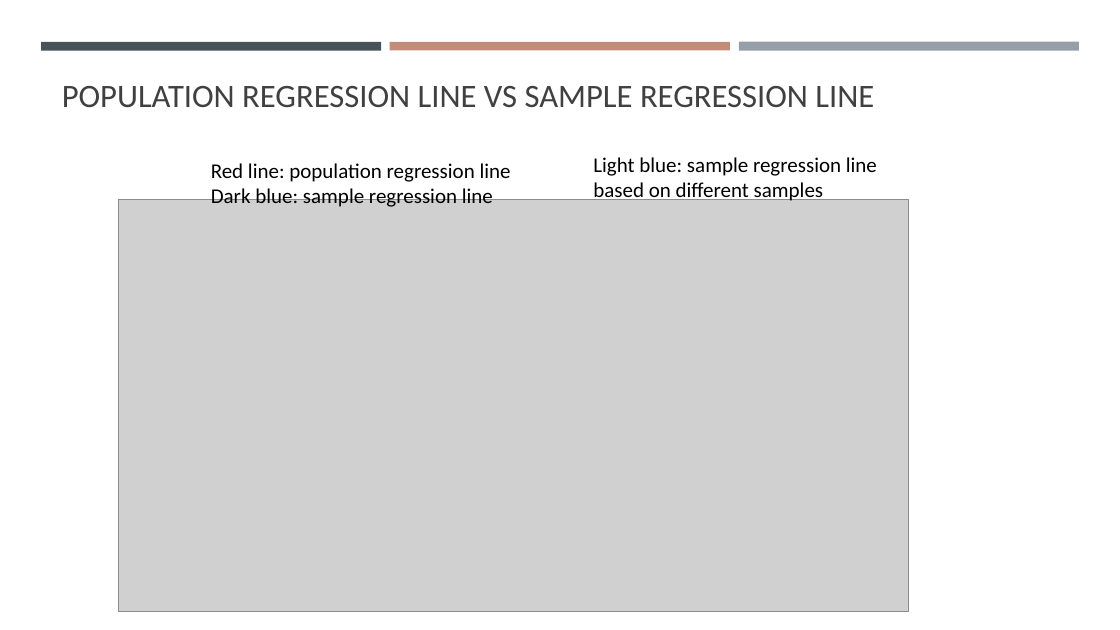
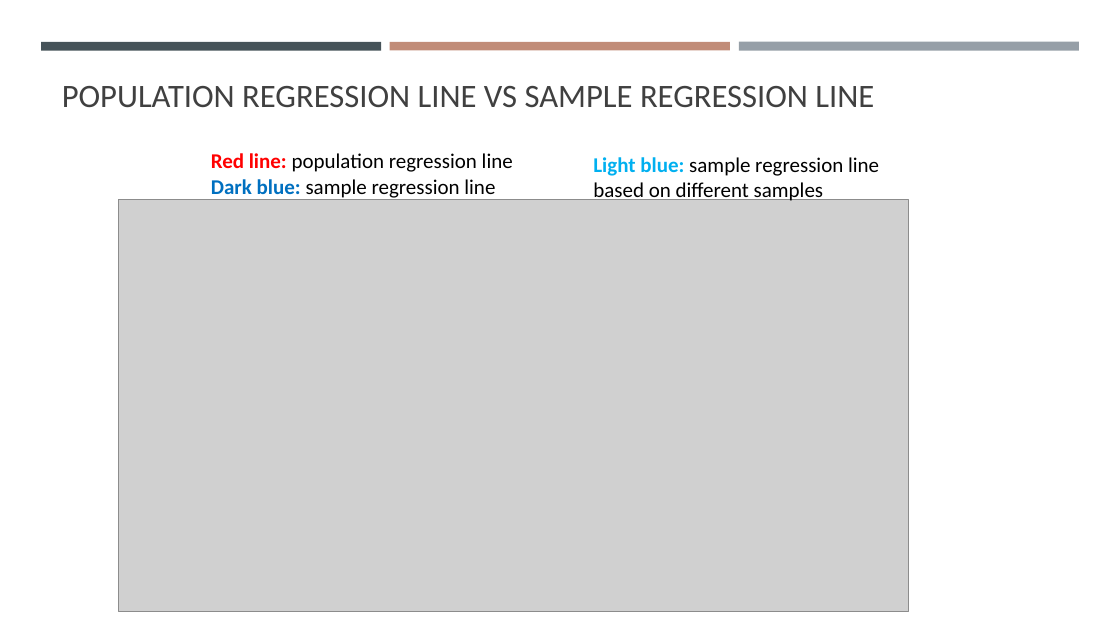
Before and after one commit to gisynw/geog-247, a slide deck: slide 7 of docs/Lectures/Week04/Week04_BivariateRegression.pptx (slide 8 before the commit). Drawn at 1120x630 pixels with LibreOffice and Linux fonts; fonts in the diff are those of the drawing; grey boxes stand for pictures. Boxes give left, top, right and bottom in pixels: in the first picture for what was removed or moved away, otherwise in the second. Text is boxed around its words. In the diff, an @@ line names an element or a change of style, - is before the commit and + after.

```diff
--- a/docs/Lectures/Week04/Week04_BivariateRegression.pptx
+++ b/docs/Lectures/Week04/Week04_BivariateRegression.pptx
@@ text "Red line: population regression line" moved from (x1=211, y1=163, x2=511, y2=207) to (x1=211, y1=153, x2=513, y2=200) @@
@@ text "Red line: population regression line" at (x1=211, y1=153, x2=513, y2=200): text colour #000000 to #FF0000 in "Red line:"; bold on in "Red line:", "Dark blue:"; text colour #000000 to #0070C0 in "Dark blue:" @@
@@ text "Light blue: sample regression line ..." at (x1=593, y1=157, x2=879, y2=203): text colour #000000 to #00B0F0, bold on in "Light blue:" @@
```
Also in this commit, not shown: 8 other slides changed, 8 slides added, 5 slides removed, 3 other files.
